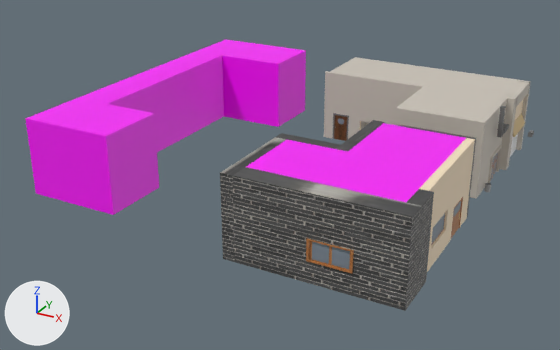
A saved change to the FBX model Assets/Model/WallObjects/WallBldg1.fbx.
The view is the same before and after, from a camera (50 mm lens) standing at (0.894, -1.709, 0.829) and looking at (-0.007, -0.071, 0.01). Lighting does not change. The marker at lower left points along +X, +Y and +Z. The older version comes first. Where no turn or scale is listed for an object, it has been applied to the vertices. Vertices at exactly the same position are counted once.
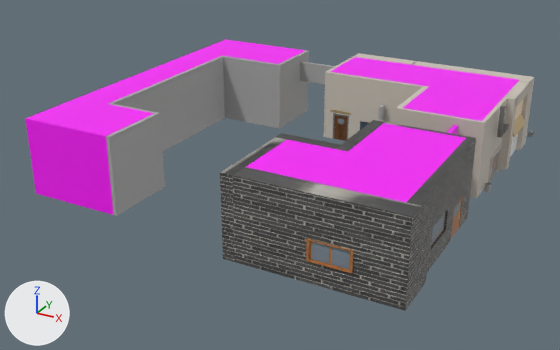
Where the newer file only moved an object's origin or applied its transform, the numbers keep the older frame.

Where the change shows, as pixel boxes [x1, y1, x2, y2] in the pictures (560 x 350 px):
part 1 of me_mesh_001, added: after [378, 105, 385, 120]
part 2 of me_mesh_001, added (mostly hidden): after [446, 125, 458, 135]
part 3 of me_mesh_001, added: after [300, 61, 335, 85]
part 4 of me_mesh_001, built on: before [330, 57, 519, 172]; after [106, 40, 534, 216]
part 5 of me_mesh_001, recoloured: [419, 141, 475, 257] in both

The change, as a list of edits to the scene's bpy script:
```text
Add img_cloth_jpg:
    img_cloth_jpg = load_image('cloth.jpg', 'cloth.jpg', 2048, 2048, 'sRGB')
Add img_cloth_normal_jpg:
    img_cloth_normal_jpg = load_image('cloth_Normal.jpg', 'cloth_Normal.jpg', 2048, 2048, 'Non-Color')
Add mat_cloth:
    mat_cloth = bpy.data.materials.new('Cloth')
    # uses the picture img_cloth_jpg
    # uses the picture img_cloth_normal_jpg
Change me_mesh_001:
    used by ob_pcube46; location = (0.034, -0.026, 0.105)
    remove me_mesh_001.from_pydata(...)  # 2126 vertices, 4060 faces; spans x -0.534..0.534, y -0.477..0.477, z -0.106..0.106
    add me_mesh_001.from_pydata(...)  # 2900 vertices, 5438 faces; spans x -0.534..0.534, y -0.477..0.526, z -0.106..0.106
    me_mesh_001 part 1: the loose piece of 32 vertices spanning x 0.179..0.199, y -0.059..-0.049, z 0.026..0.066 is copied, and the copy is turned 90 degrees about the z axis through its middle, then moved by (-0.079, 0.325, -0.039); it spans x 0.106..0.116, y 0.262..0.282, z -0.013..0.027
    me_mesh_001 part 2: a new loose piece, a box spanning x 0.373..0.383, y -0.0316..0.0834, z 0.0269..0.0769, in mat_materialpink (pink #ff00ff)
    me_mesh_001 part 3: a new loose piece, a box spanning x -0.2285..-0.0704, y 0.4166..0.4266, z 0.0128..0.0728, in mat_standardsurface1 (grey #aaaaaa)
    me_mesh_001 part 4: 38 vertices moved from x -0.064..0.436, y -0.054..0.477, z -0.105..0.095 to x -0.064..0.236, y -0.054..0.478, z -0.105..0.095; 16 vertices removed from x -0.064..0.436, y 0.092..0.477, z -0.105..0.095; 356 vertices added at x -0.434..0.466, y -0.424..0.526, z -0.105..0.095
    me_mesh_001 part 5: 29 faces spanning x 0.056..0.456, y -0.454..-0.039, z -0.105..0.095 switch from mat_lambert4 (beige #fae5c5) to mat_brickblack
    other edits to the shape of me_mesh_001 do not show in these pictures
    add me_mesh_001.materials.append(mat_cloth)
```
